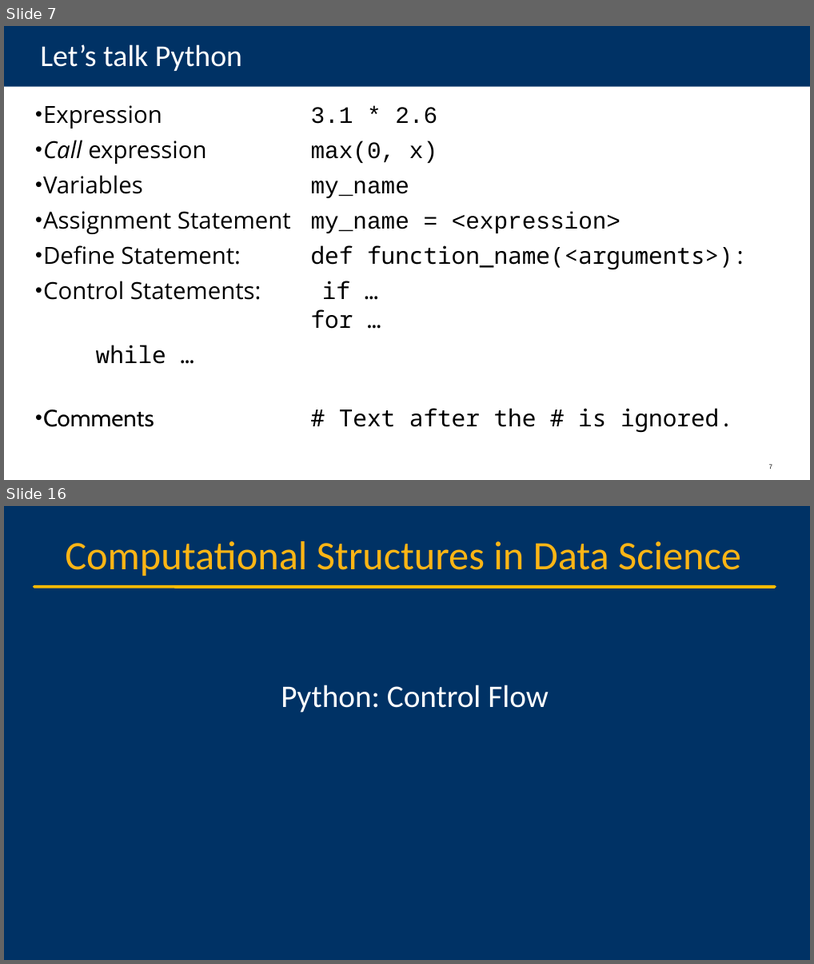
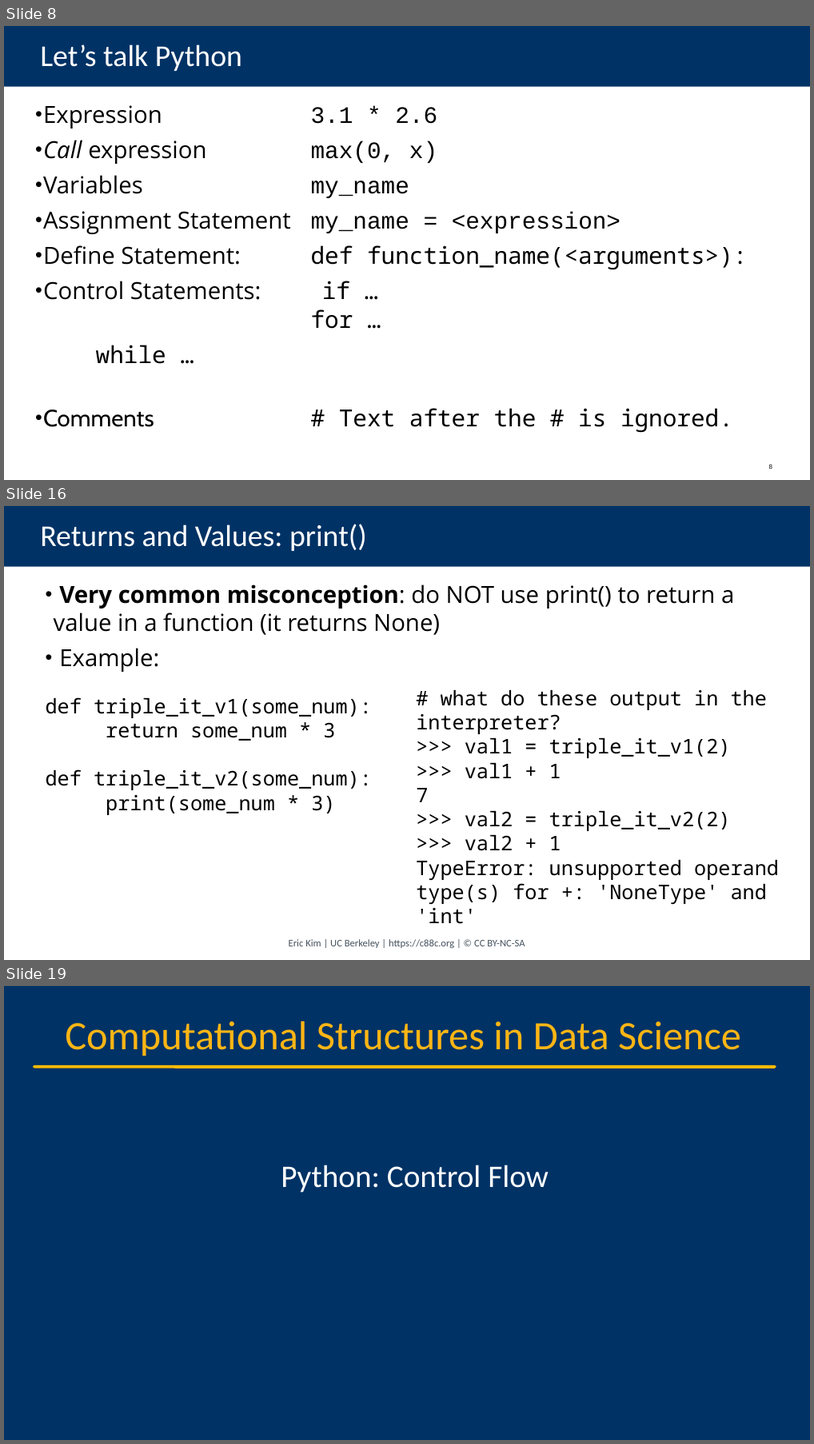
Before and after one commit to cs88-website/su24, a slide deck: assets/slides/su24/03-Loops.pptx. Shown one above the other, each under a label of ours: slides 7 and 16 before the commit, slides 8, 16 and 19 after it; the slides between them are not shown. The pictures are 814x964 and 814x1444 pixels, drawn with LibreOffice and Linux fonts; fonts in the diff are those of the drawing; background and template pictures are left out. Boxes give left, top, right and bottom in pixels: in the first picture for what was removed or moved away, otherwise in the second. Text is boxed around its words. In the diff, an @@ line names an element or a change of style, - is before the commit and + after.

```diff
--- a/assets/slides/su24/03-Loops.pptx
+++ b/assets/slides/su24/03-Loops.pptx
@@ slide 16 added at box(4, 506, 810, 960), background #FFFFFF @@
@@ title added at box(4, 506, 810, 567), fill #003265, 36 pt, text #FFFFFF @@
+Returns and Values: print()
@@ text added at box(54, 584, 734, 672), 28 pt, text #000000 @@
+• Very common misconception: do NOT use print() to return a value in a function (it returns None)
+• Example:
@@ text added at box(46, 697, 372, 815), 24 pt, text #000000 @@
+def triple_it_v1(some_num):
+return some_num * 3
+def triple_it_v2(some_num):
+print(some_num * 3)
@@ text added at box(416, 690, 779, 924), 24 pt, text #000000 @@
+# what do these output in the interpreter?
+>>> val1 = triple_it_v1(2)
+>>> val1 + 1
+7
+>>> val2 = triple_it_v2(2)
+>>> val2 + 1
+TypeError: unsupported operand type(s) for +: 'NoneType' and 'int'
@@ text added at box(289, 939, 525, 948), 12 pt, text #46535E @@
+Eric Kim | UC Berkeley | https://c88c.org | © CC BY-NC-SA
@@ what was slide 7 is now slide 8 @@
@@ page number at box(770, 463, 773, 470): text changed @@
-7
+8
@@ what was slide 16 is now slide 19 @@
```
Also in this commit, not shown: 20 slides changed, 4 other slides added, 52 other files.
